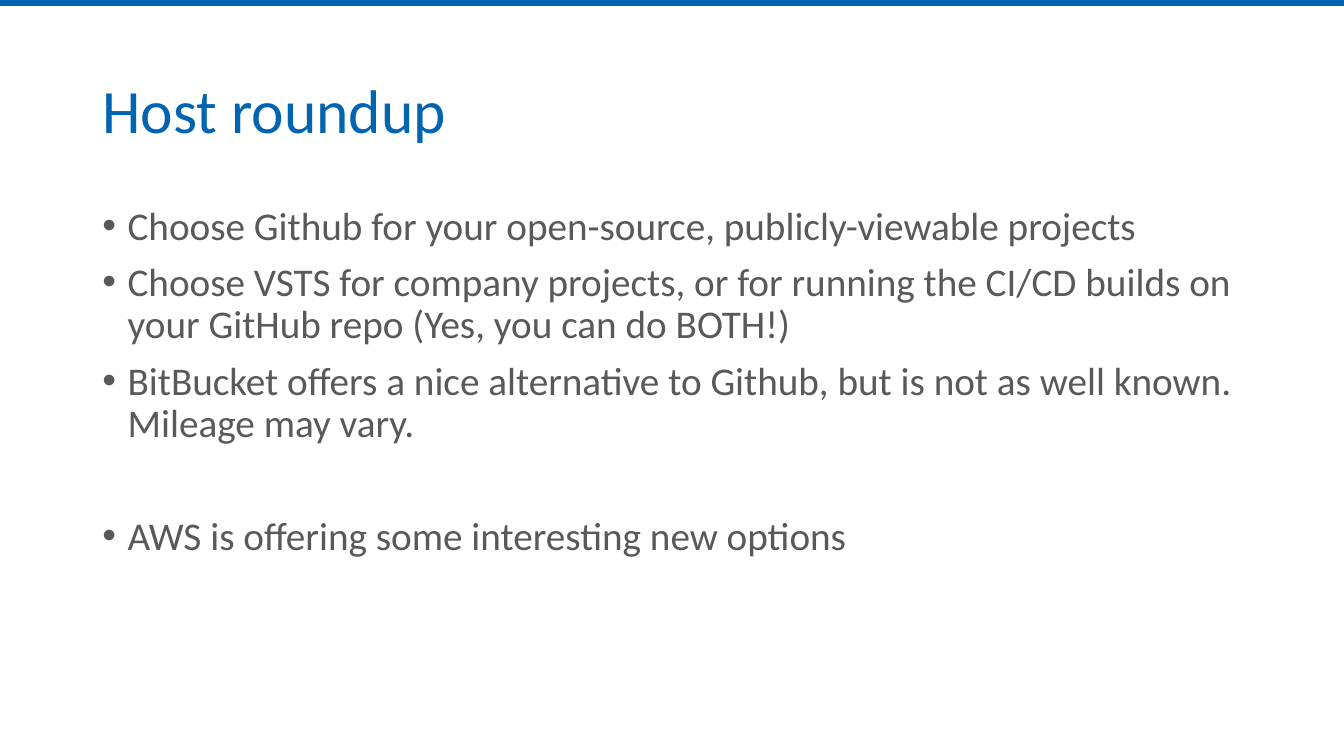
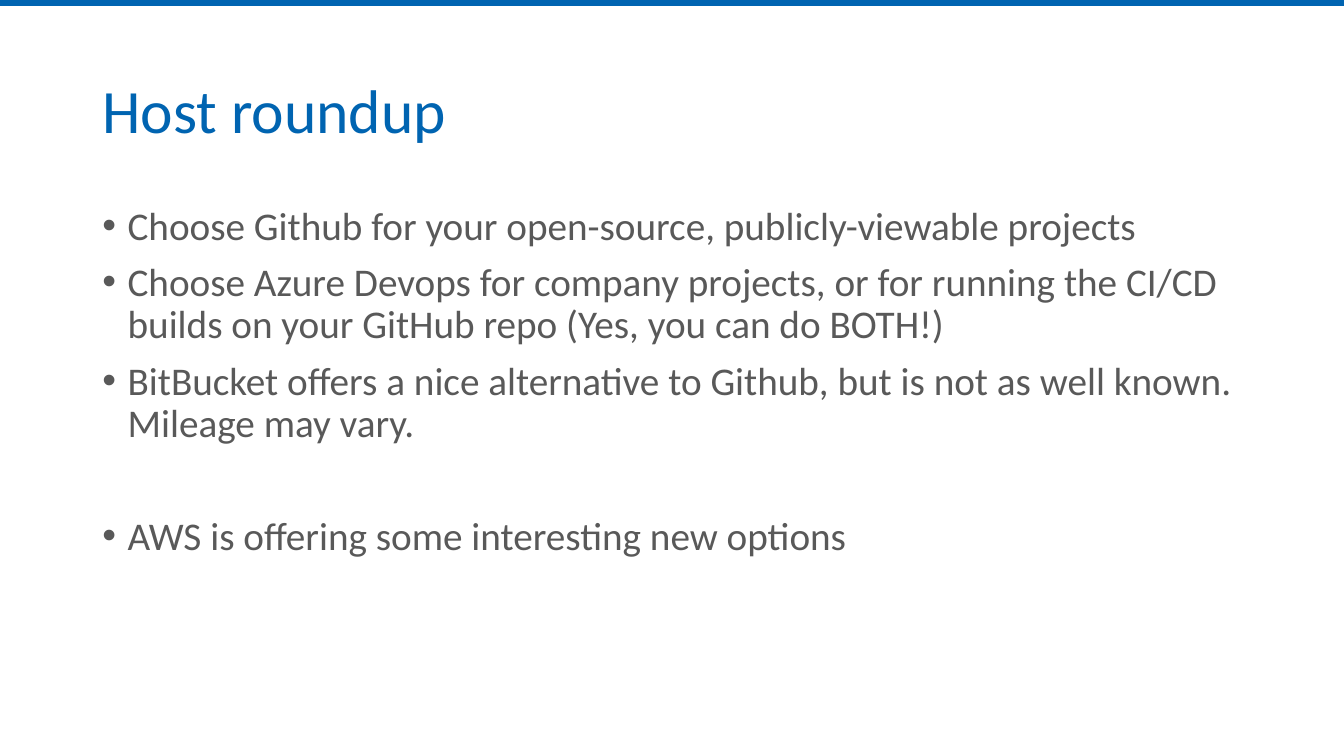
Before and after one commit to jmreynolds/Git-For-Normal-Developers, a slide deck: slide 21 of Slides/Git for the Normal Developer.pptx (slide 20 before the commit). Drawn at 1344x756 pixels with LibreOffice and Linux fonts; fonts in the diff are those of the drawing. Boxes give left, top, right and bottom in pixels: in the first picture for what was removed or moved away, otherwise in the second. Text is boxed around its words. In the diff, an @@ line names an element or a change of style, - is before the commit and + after.

```diff
--- a/Slides/Git for the Normal Developer.pptx
+++ b/Slides/Git for the Normal Developer.pptx
@@ text at (x1=128, y1=269, x2=1217, y2=345): text changed @@
-• Choose VSTS for company projects, or for running the CI/CD builds on your GitHub repo (Yes, you can do BOTH!)
+• Choose Azure Devops for company projects, or for running the CI/CD builds on your GitHub repo (Yes, you can do BOTH!)
```
Also in this commit, not shown: 5 other slides changed, 1 slide added.
